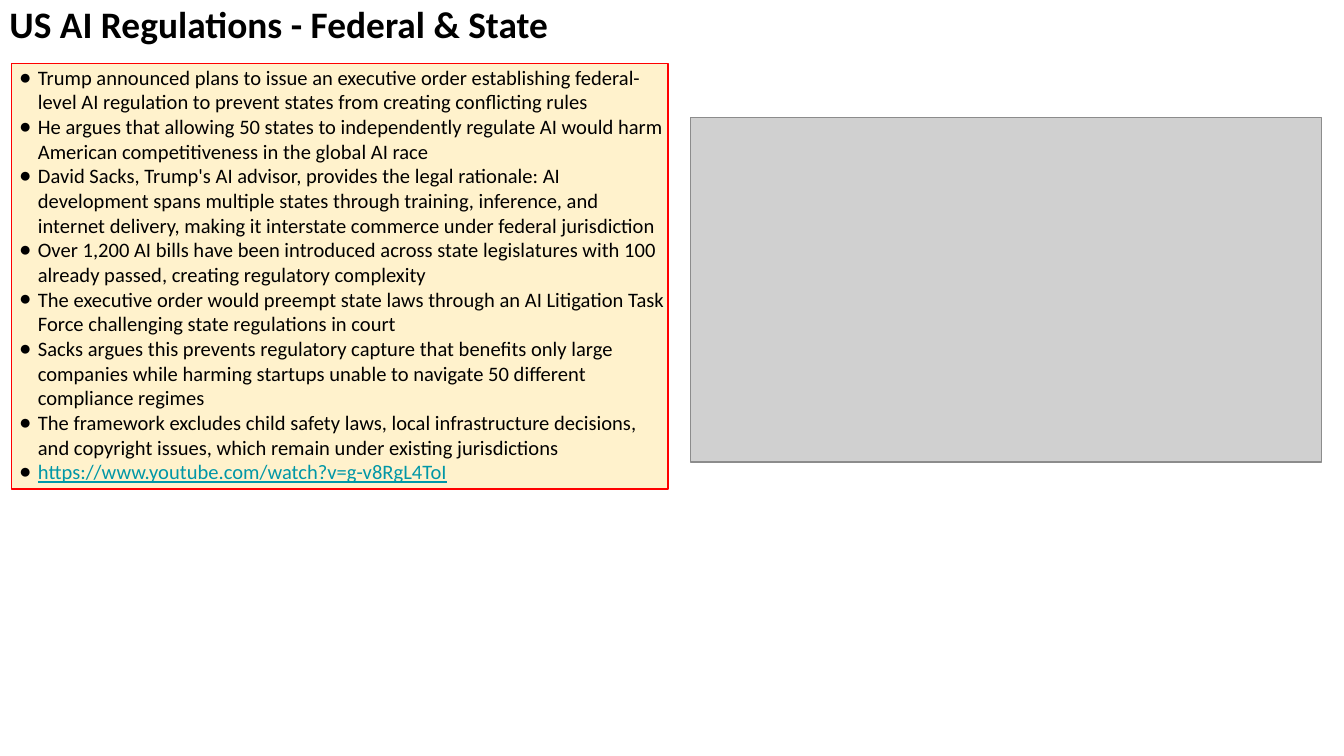
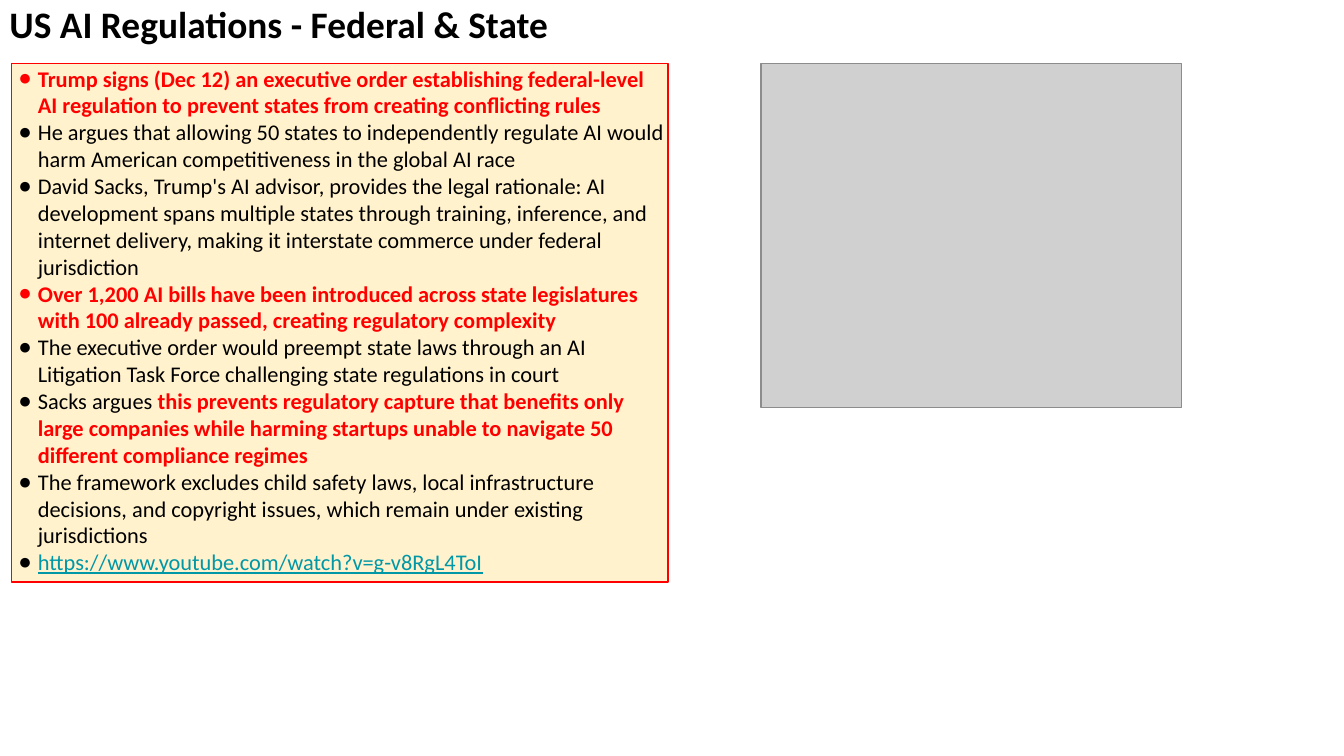
Before and after one commit to lselector/seminar, a slide deck: slide 24 of 2025/2025-12-12-AI-Updates.pptx (slide 21 before the commit). Drawn at 1344x756 pixels with LibreOffice and Linux fonts; fonts in the diff are those of the drawing; grey boxes stand for pictures. Boxes give left, top, right and bottom in pixels: in the first picture for what was removed or moved away, otherwise in the second. Text is boxed around its words. In the diff, an @@ line names an element or a change of style, - is before the commit and + after.

```diff
--- a/2025/2025-12-12-AI-Updates.pptx
+++ b/2025/2025-12-12-AI-Updates.pptx
@@ rectangle "Trump signs (Dec 12) an ...": place and size @@
-rectangle "Trump signs (Dec 12) an ..." at <box>11,63,668,489</box>
+rectangle "Trump signs (Dec 12) an ..." at <box>11,63,668,582</box>
@@ text in rectangle at <box>38,70,644,117</box>: text changed; size 11 to 12 pt; text colour #000000 to #FF0000; bold on @@
-● Trump announced plans to issue an executive order establishing federal-level AI regulation to prevent states from creating conflicting rules
+● Trump signs (Dec 12) an executive order establishing federal-level AI regulation to prevent states from creating conflicting rules
@@ picture: place and size @@
-picture at <box>691,118,1321,462</box>
+picture at <box>761,63,1181,407</box>
@@ text in rectangle at <box>38,124,663,574</box>: size 11 to 12 pt in "He argues that allowing 50 states to ...", "David Sacks, Trump's AI advisor, provides the ...", "Over 1,200 AI bills have been introduced ...", "The executive order would preempt state laws ..." and 3 more places; text colour #000000 to #FF0000, bold on in "Over 1,200 AI bills have been introduced ...", "this prevents regulatory capture that benefits only ..."; indent changed; bullet colour #000000 to #FF0000 @@
```
Also in this commit, not shown: 18 other slides changed, 5 slides added, 1 slide removed.
